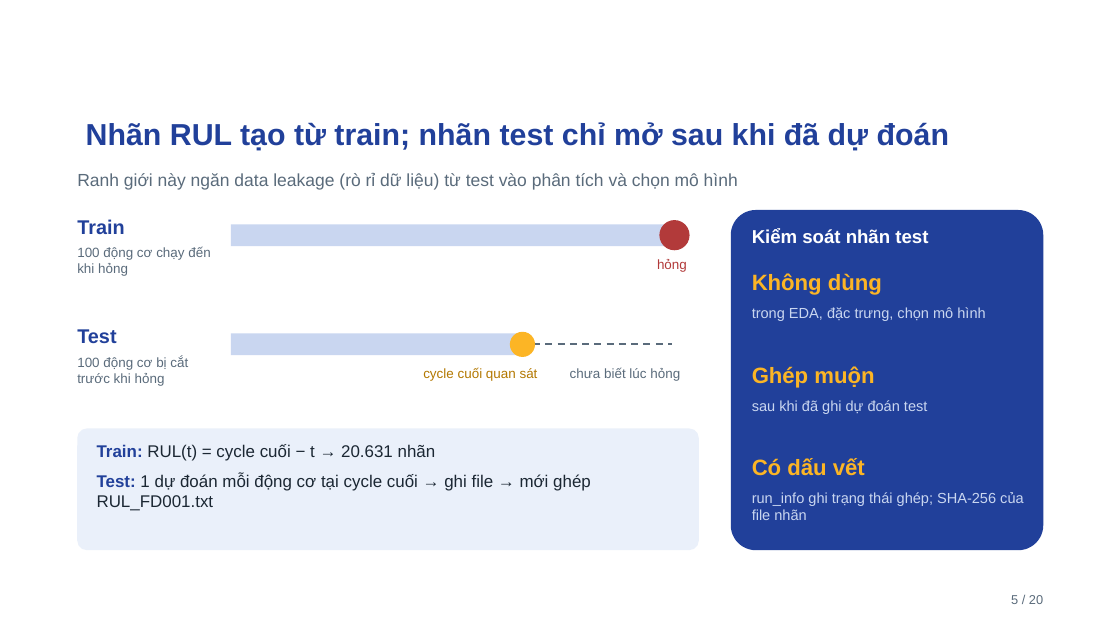
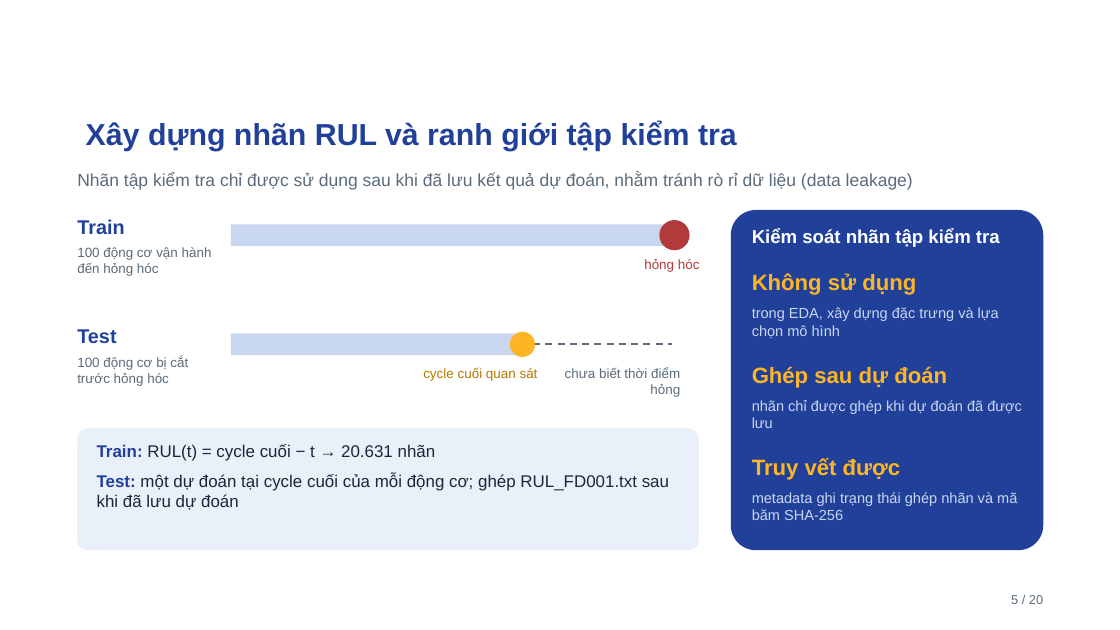
Before and after one commit to ti014/tinasa-cmapss-rul-prediction, a slide deck: slide 5 of slides/cmapss_fd001_presentation.pptx. Drawn at 1120x630 pixels with LibreOffice and Linux fonts; fonts in the diff are those of the drawing; background and template pictures are left out. Boxes give left, top, right and bottom in pixels: in the first picture for what was removed or moved away, otherwise in the second. Text is boxed around its words. In the diff, an @@ line names an element or a change of style, - is before the commit and + after.

```diff
--- a/slides/cmapss_fd001_presentation.pptx
+++ b/slides/cmapss_fd001_presentation.pptx
@@ title at <box>86,121,737,151</box>: text changed @@
-Nhãn RUL tạo từ train; nhãn test chỉ mở sau khi đã dự đoán
+Xây dựng nhãn RUL và ranh giới tập kiểm tra
@@ text at <box>77,173,913,190</box>: text changed @@
-Ranh giới này ngăn data leakage (rò rỉ dữ liệu) từ test vào phân tích và chọn mô hình
+Nhãn tập kiểm tra chỉ được sử dụng sau khi đã lưu kết quả dự đoán, nhằm tránh rò rỉ dữ liệu (data leakage)
@@ text at <box>752,229,1000,247</box>: text changed @@
-Kiểm soát nhãn test
+Kiểm soát nhãn tập kiểm tra
@@ text at <box>77,247,212,276</box>: text changed @@
-100 động cơ chạy đến khi hỏng
+100 động cơ vận hành đến hỏng hóc
@@ text at <box>644,259,700,272</box>: text changed @@
-hỏng
+hỏng hóc
@@ text at <box>752,273,916,295</box>: text changed @@
-Không dùng
+Không sử dụng
@@ text at <box>752,307,999,338</box>: text changed @@
-trong EDA, đặc trưng, chọn mô hình
+trong EDA, xây dựng đặc trưng và lựa chọn mô hình
@@ text at <box>77,356,188,386</box>: text changed @@
-100 động cơ bị cắt trước khi hỏng
+100 động cơ bị cắt trước hỏng hóc
@@ text at <box>565,368,680,397</box>: text changed @@
-chưa biết lúc hỏng
+chưa biết thời điểm hỏng
@@ text at <box>752,366,947,388</box>: text changed @@
-Ghép muộn
+Ghép sau dự đoán
@@ text at <box>752,400,1022,428</box>: text changed @@
-sau khi đã ghi dự đoán test
+nhãn chỉ được ghép khi dự đoán đã được lưu
@@ text at <box>97,473,669,510</box>: text changed @@
-Test: 1 dự đoán mỗi động cơ tại cycle cuối → ghi file → mới ghép RUL_FD001.txt
+Test: một dự đoán tại cycle cuối của mỗi động cơ; ghép RUL_FD001.txt sau khi đã lưu dự đoán
@@ text at <box>752,458,901,480</box>: text changed @@
-Có dấu vết
+Truy vết được
@@ text at <box>752,492,1017,520</box>: text changed @@
-run_info ghi trạng thái ghép; SHA-256 của file nhãn
+metadata ghi trạng thái ghép nhãn và mã băm SHA-256
```
Also in this commit, not shown: 19 other slides changed, 24 other files.
